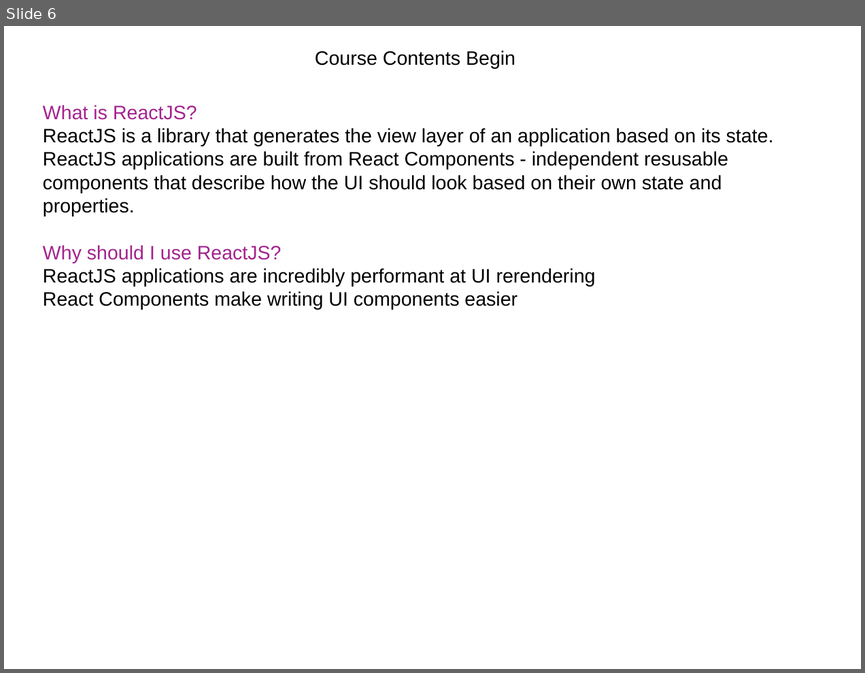
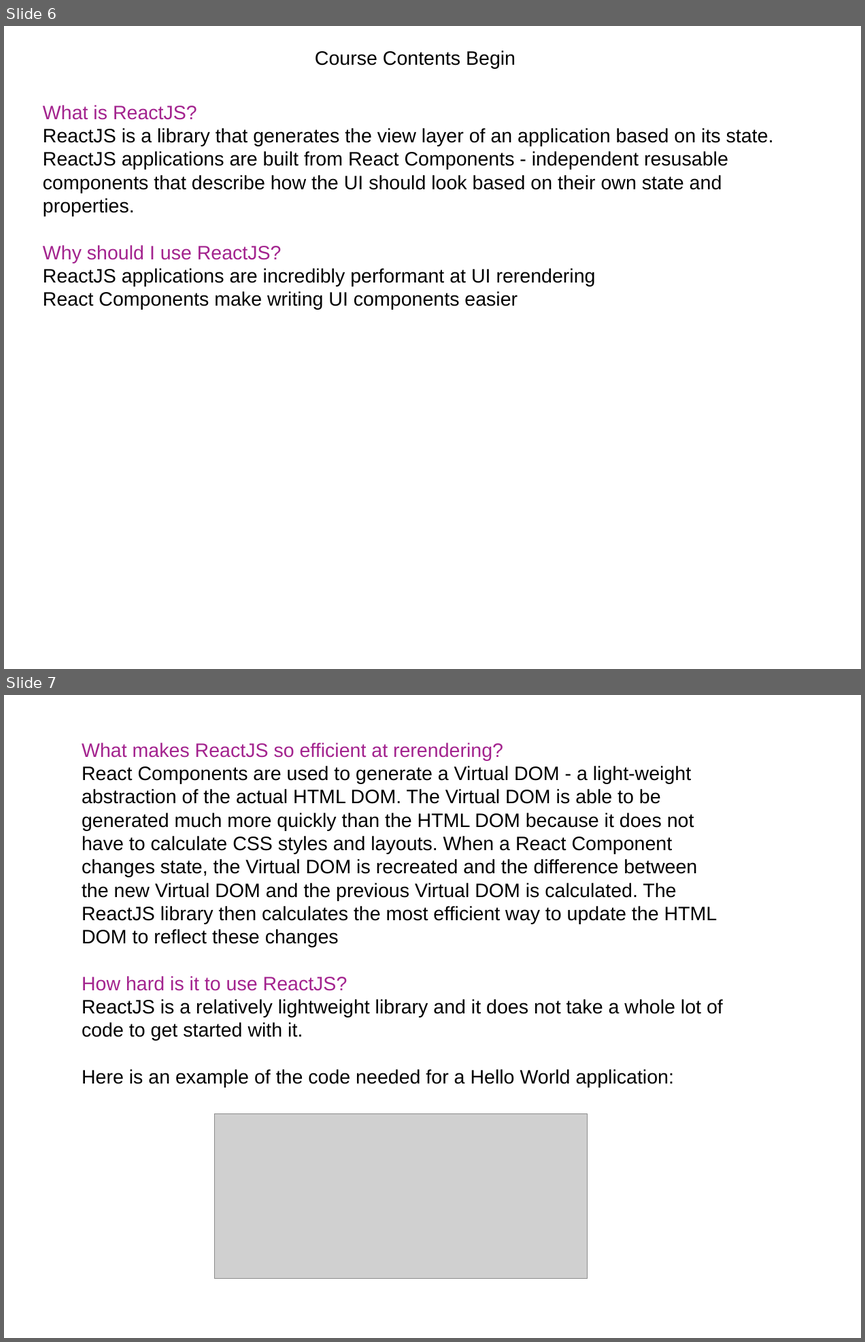
Before and after one commit to yogeshwar1996/ReactJS, a slide deck: LearnReact.pptx. Shown one above the other, each under a label of ours: slide 6 before the commit, slides 6 and 7 after it. The pictures are 865x673 and 865x1342 pixels, drawn with LibreOffice and Linux fonts; fonts in the diff are those of the drawing; grey boxes stand for pictures; background and template pictures are left out. Boxes give left, top, right and bottom in pixels: in the first picture for what was removed or moved away, otherwise in the second. Text is boxed around its words. In the diff, an @@ line names an element or a change of style, - is before the commit and + after.

Commit message:
React efficient re-rendering and ease to getting started

```diff
--- a/LearnReact.pptx
+++ b/LearnReact.pptx
@@ slide 7 added at (x1=4, y1=695, x2=861, y2=1338), background picture (left out) @@
@@ text added at (x1=82, y1=743, x2=723, y2=1087), 18 pt, text #000000 @@
+What makes ReactJS so efficient at rerendering?
+React Components are used to generate a Virtual DOM - a light-weight abstraction of the actual HTML DOM. The Virtual DOM is able to be generated much more quickly than the HTML DOM because it does not have to calculate CSS styles and layouts. When a React Component changes state, the Virtual DOM is recreated and the difference between the new Virtual DOM and the previous Virtual DOM is calculated. The ReactJS library then calculates the most efficient way to update the HTML DOM to reflect these changes
+How hard is it to use ReactJS?
+ReactJS is a relatively lightweight library and it does not take a whole lot of code to get started with it.
+Here is an example of the code needed for a Hello World application:
@@ picture added at (x1=215, y1=1114, x2=587, y2=1278) @@
```
